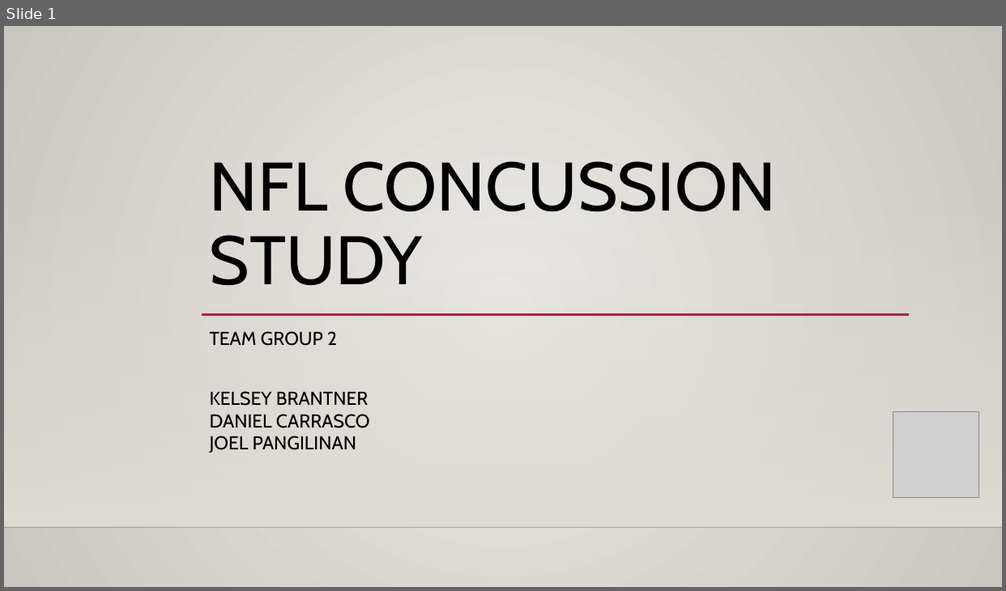
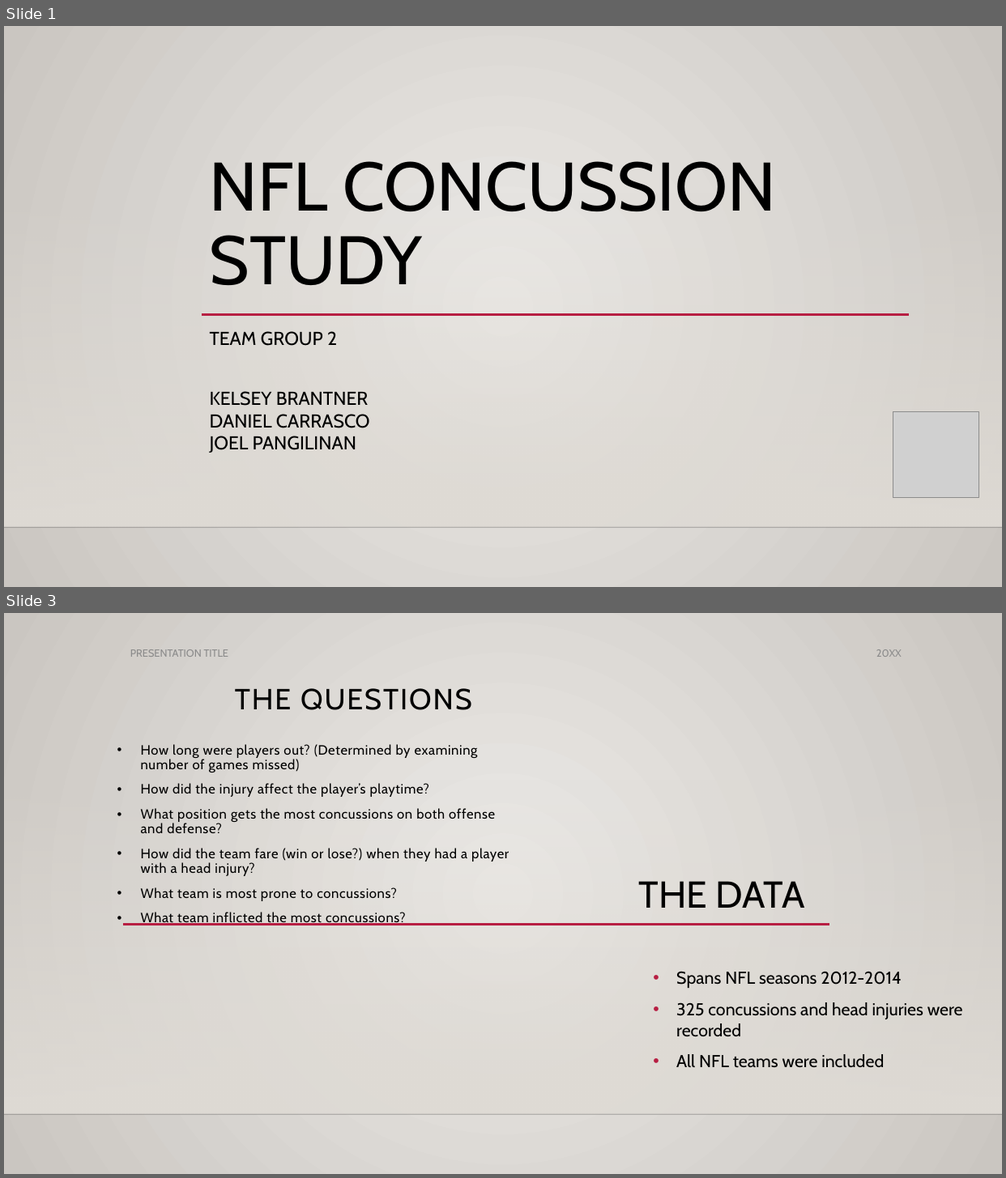
Before and after one commit to DunieCarrasco/nfl_concussion_analysis, a slide deck: NFL_concussion_study.pptx. Shown one above the other, each under a label of ours: slide 1 before the commit, slides 1 and 3 after it; the slides between them are not shown. The pictures are 1006x591 and 1006x1178 pixels, drawn with LibreOffice and Linux fonts; fonts in the diff are those of the drawing; grey boxes stand for pictures; background and template pictures are left out. Boxes give left, top, right and bottom in pixels: in the first picture for what was removed or moved away, otherwise in the second. Text is boxed around its words. In the diff, an @@ line names an element or a change of style, - is before the commit and + after.

```diff
--- a/NFL_concussion_study.pptx
+++ b/NFL_concussion_study.pptx
@@ slide 3 added at <box>4,613,1002,1174</box>, background gradient #ECEAE7 to #CAC7C1; not listed: 2 template elements that a slide beside it also shows @@
@@ text added at <box>130,649,228,657</box>, 10 pt, text #8C8C8C @@
+PRESENTATION TITLE
@@ text added at <box>876,649,901,657</box>, 10 pt, text #8C8C8C @@
+20XX
@@ text added at <box>235,688,472,710</box>, 28 pt, text #000000 @@
+THE QUESTIONS
@@ text added at <box>141,744,509,926</box>, 12.9 pt, text #000000 @@
+• How long were players out? (Determined by examining number of games missed)
+• How did the injury affect the player’s playtime?
+• What position gets the most concussions on both offense and defense?
+• How did the team fare (win or lose?) when they had a player with a head injury?
+• What team is most prone to concussions?
+• What team inflicted the most concussions?
@@ title added at <box>639,881,805,908</box>, 36 pt, text #000000 @@
+THE DATA
@@ line added from (123, 924) to (829, 924), #B71E42 2.5 pt @@
@@ text added at <box>676,971,963,1068</box>, 16.6 pt, text #000000 @@
+• Spans NFL seasons 2012-2014
+• 325 concussions and head injuries were recorded
+• All NFL teams were included
```
Also in this commit, not shown: 2 slides changed, 10 other slides added.
